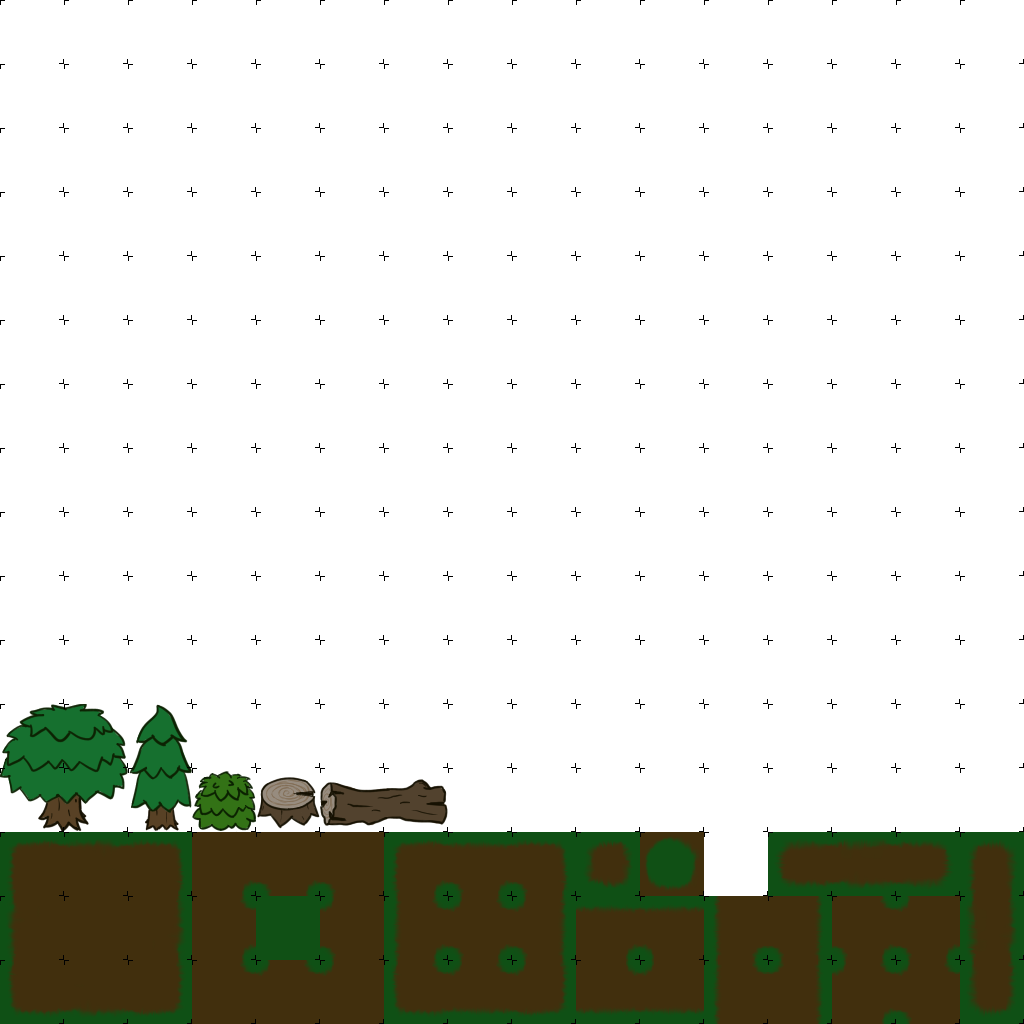
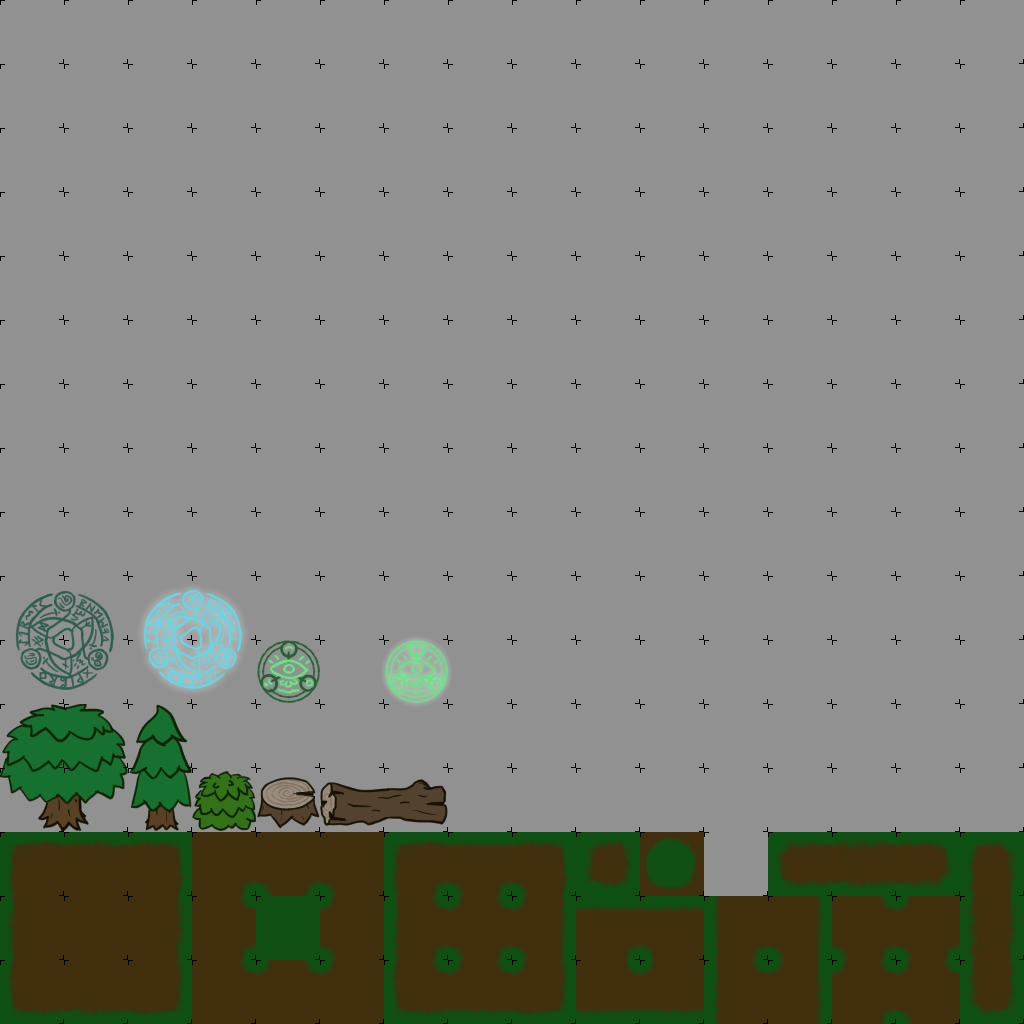
Layered file, before and after one edit (1024x1024). Changes by layer:
painted on "4,4" over [768, 0, 1024, 320]
painted on "4,3" over [768, 256, 1024, 576]
painted on "4,2" over [768, 512, 1024, 832]
painted on "4,1" over [768, 768, 1024, 832]
painted on "3,4" over [512, 0, 768, 320]
painted on "3,3" over [512, 256, 768, 576]
painted on "3,2" over [512, 512, 768, 832]
painted on "3,1" over [512, 768, 768, 896]
painted on "2,4" over [256, 0, 512, 320]
painted on "2,3" over [256, 256, 512, 576]
painted on "2,2" over [256, 512, 512, 832]
painted on "1,4" over [0, 0, 256, 320]
painted on "1,3" over [0, 256, 256, 576]
painted on "1,2" over [0, 512, 256, 832]
painted on "color" (3rd of 5, in "bush") over [128, 704, 320, 832]
painted on "road turn tl" (1st of 2, in "regular dirt tiles") over [0, 704, 192, 832]
painted on "road turn tl" (2nd of 2, in "crossroad and turns") over [320, 704, 576, 832]
painted on "dirt" (5th of 6, in "road h") over [512, 704, 960, 896]
added group "inactive" with 2 layers above "activated" over [0, 544, 161, 736]
added layer "rune scribs" (1st of 2, in "inactive") in group "inactive" over [0, 544, 161, 736]
added layer "base" (1st of 2, in "inactive") in group "inactive" over [0, 544, 161, 736]
added group "activated" with 2 layers above "active pressure plate" over [97, 543, 289, 735]
added layer "rune scribs" (2nd of 2, in "activated") in group "activated" over [97, 543, 289, 735]
added layer "base" (2nd of 2, in "activated") in group "activated" over [97, 543, 289, 735]
…and 8 more changes (6 added, 2 painted)
